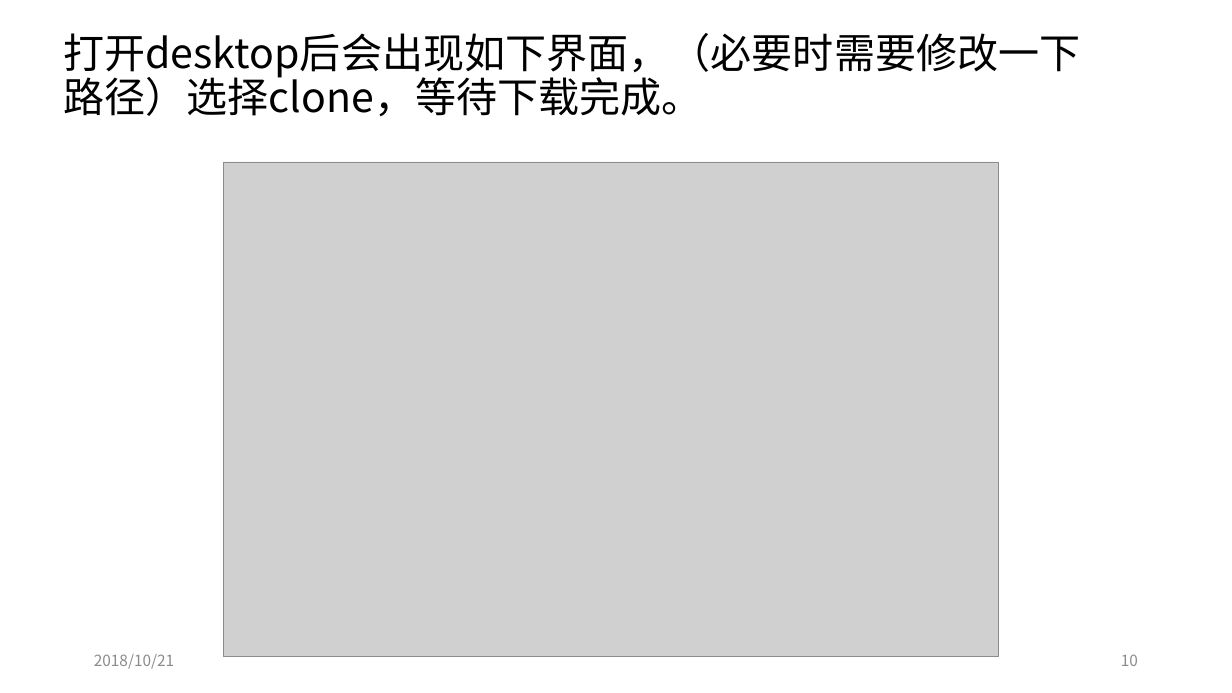
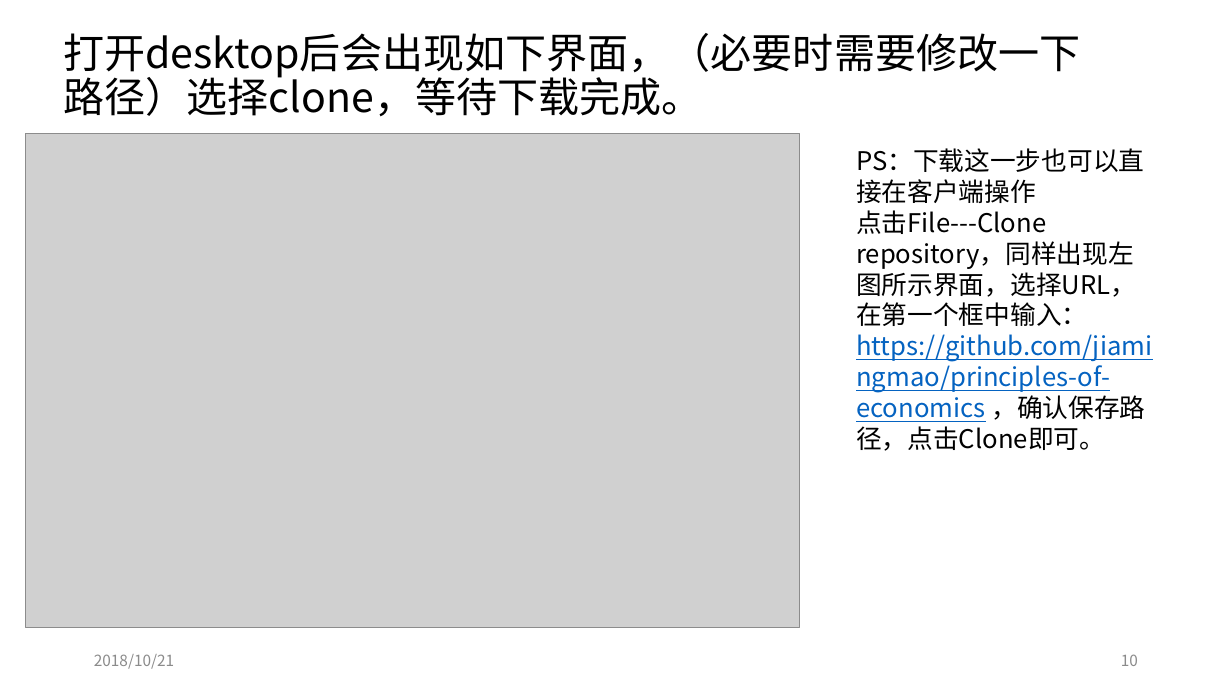
Before and after one commit to lina0915/TA, a slide deck: slide 10 of 助教课课件（更正）.pptx. Drawn at 1232x693 pixels with LibreOffice and Linux fonts; fonts in the diff are those of the drawing; grey boxes stand for pictures. Boxes give left, top, right and bottom in pixels: in the first picture for what was removed or moved away, otherwise in the second. Text is boxed around its words. In the diff, an @@ line names an element or a change of style, - is before the commit and + after.

Commit message:
slides

```diff
--- a/助教课课件（更正）.pptx
+++ b/助教课课件（更正）.pptx
@@ picture moved from (x1=224, y1=162, x2=999, y2=656) to (x1=25, y1=133, x2=800, y2=628) @@
@@ text added at (x1=856, y1=148, x2=1152, y2=451), 20 pt, text #000000 @@
+PS：下载这一步也可以直接在客户端操作
+点击File---Clone repository，同样出现左图所示界面，选择URL，在第一个框中输入：https://github.com/jiamingmao/principles-of-economics ，确认保存路径，点击Clone即可。
```
Also in this commit, not shown: 1 other slide changed.
